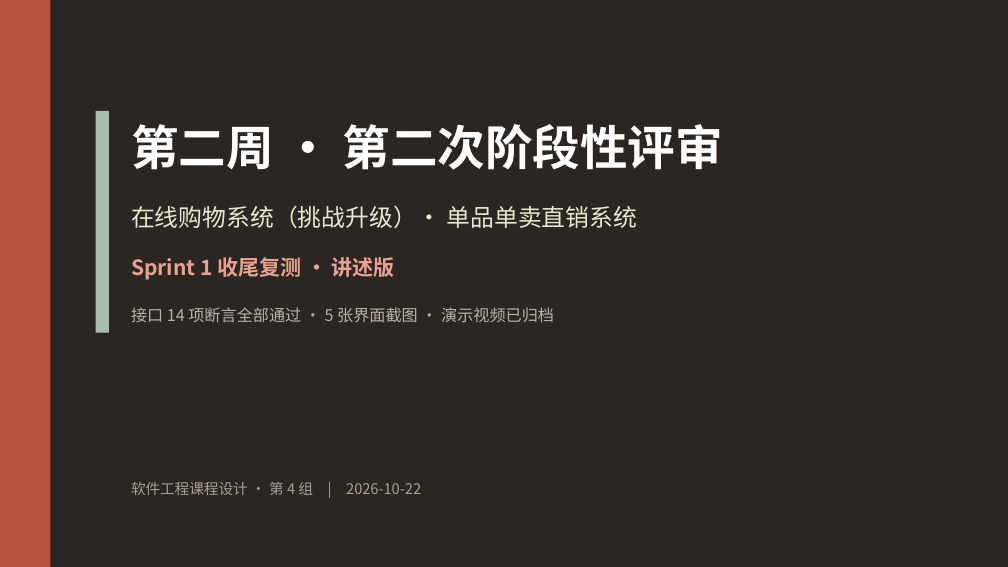
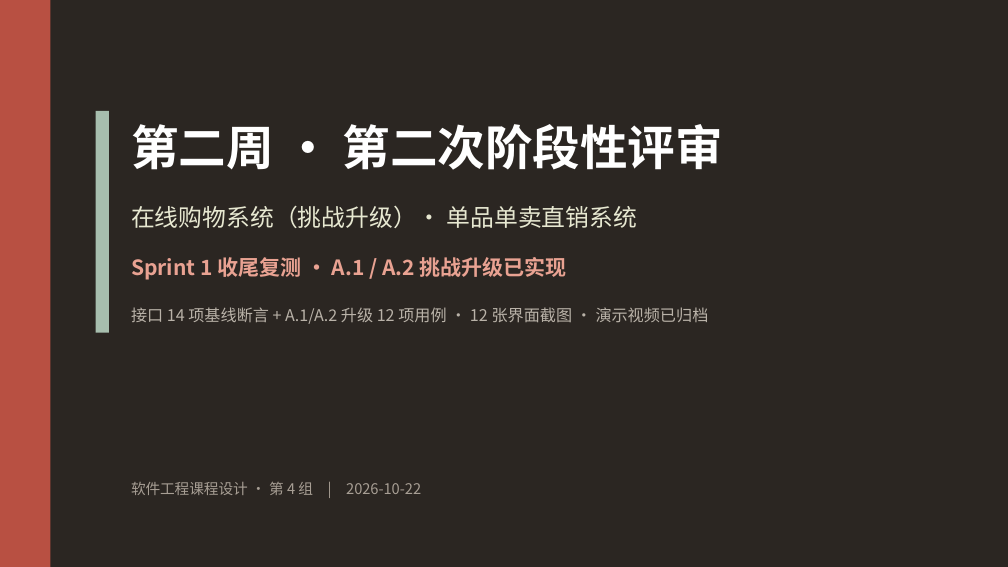
Before and after one commit to kaskk345/pingxixi-online-shoppingplatform, a slide deck: slide 1 of docs/media/第二周_第二次评审_讲述版.pptx. Drawn at 1008x567 pixels with LibreOffice and Linux fonts; fonts in the diff are those of the drawing. Boxes give left, top, right and bottom in pixels: in the first picture for what was removed or moved away, otherwise in the second. Text is boxed around its words. In the diff, an @@ line names an element or a change of style, - is before the commit and + after.

```diff
--- a/docs/media/第二周_第二次评审_讲述版.pptx
+++ b/docs/media/第二周_第二次评审_讲述版.pptx
@@ text at (131,257,567,280): text changed @@
-Sprint 1 收尾复测 · 讲述版
+Sprint 1 收尾复测 · A.1 / A.2 挑战升级已实现
@@ text at (131,307,709,324): text changed @@
-接口 14 项断言全部通过 · 5 张界面截图 · 演示视频已归档
+接口 14 项基线断言 + A.1/A.2 升级 12 项用例 · 12 张界面截图 · 演示视频已归档
```
Also in this commit, not shown: 8 other slides changed, 4 slides added, 2 slides removed, 16 other files.
